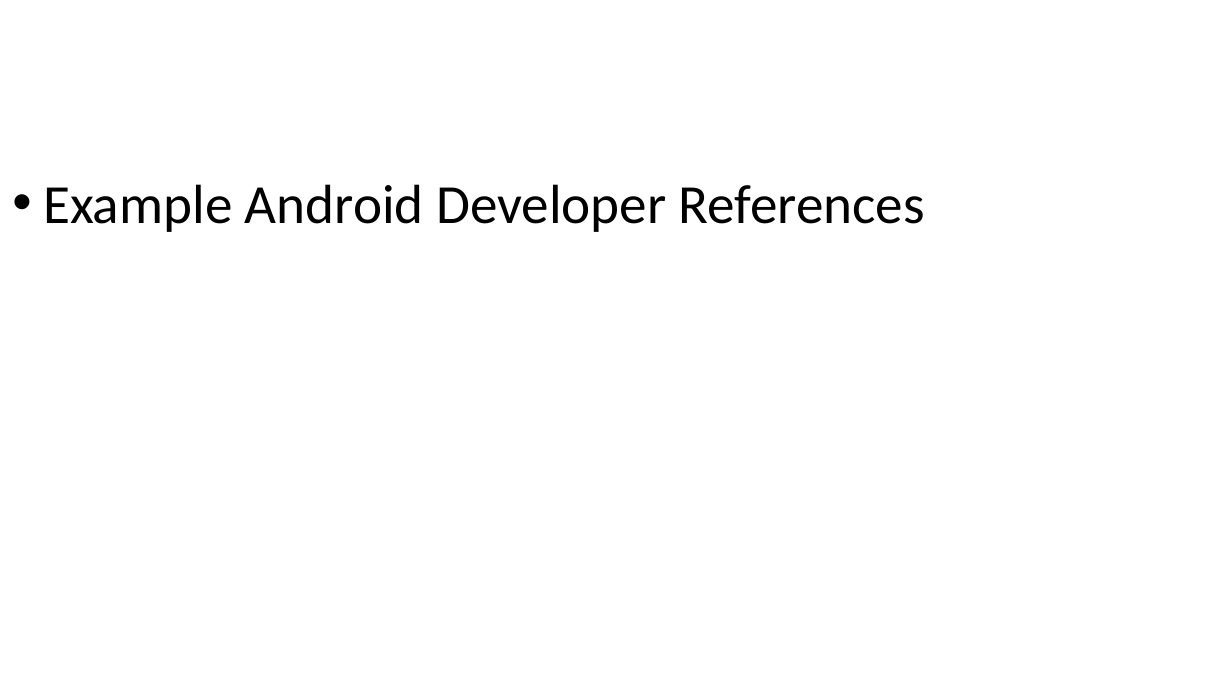
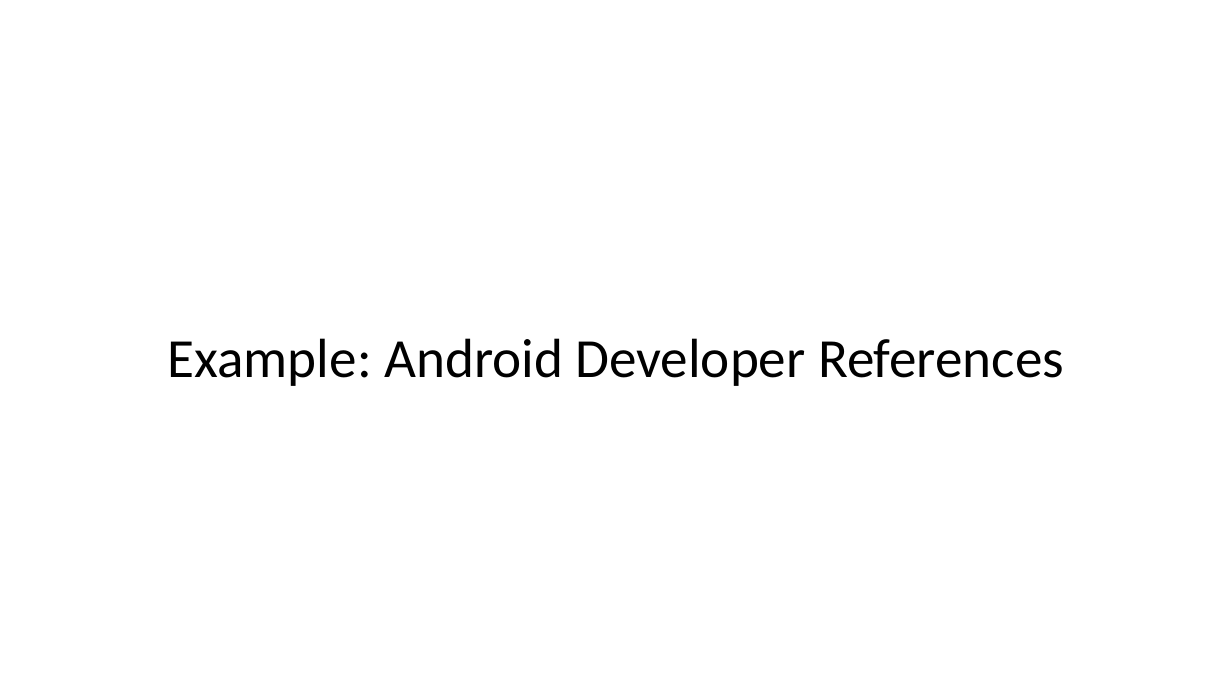
Before and after one commit to Batch-xx/Android-Lunch-Learn, a slide deck: slide 9 of slides/Android Studio_Activities_Fragments.pptx. Drawn at 1232x693 pixels with LibreOffice and Linux fonts; fonts in the diff are those of the drawing; background and template pictures are left out. Boxes give left, top, right and bottom in pixels: in the first picture for what was removed or moved away, otherwise in the second. Text is boxed around its words. In the diff, an @@ line names an element or a change of style, - is before the commit and + after.

```diff
--- a/slides/Android Studio_Activities_Fragments.pptx
+++ b/slides/Android Studio_Activities_Fragments.pptx
@@ text at bbox=[168, 338, 1064, 386]: text changed @@
-• Example Android Developer References
+Example: Android Developer References
```
Also in this commit, not shown: 3 other slides changed, 11 slides added, 1 slide removed, 5 other files.
